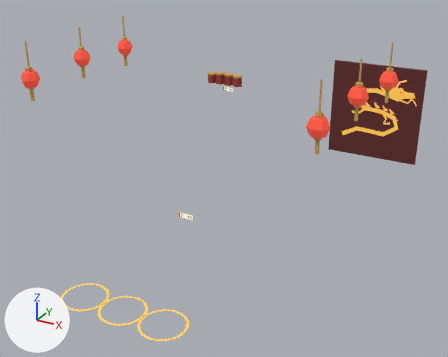
What one commit did to the glTF model demos/corporate/gjh/v11/assets/interiors/s07-dragon-details.glb.
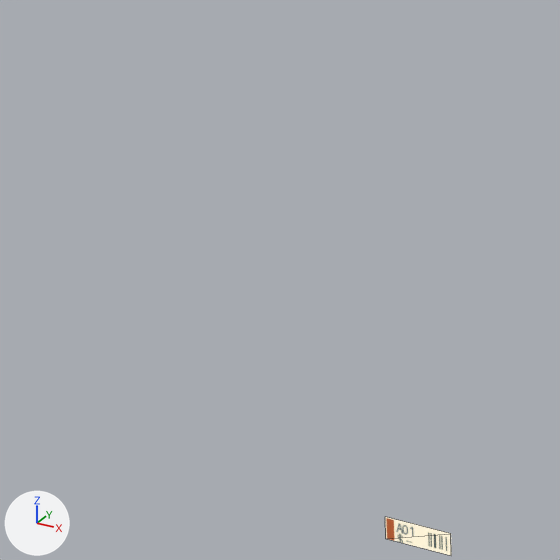
The first picture shows the older version from a 50 mm lens placed at (5.11, -8.74, 6.04), pointed at (0.02, 0.51, 1.41). The close-ups show the older and then the newer version on the part from 21% to 48% of the width and 27% to 62% of the height of that picture. Only the edits that show in the close-ups are written down. The lights are fixed; the arrows at lower left show +X, +Y and +Z. The close-ups show mesh edges as thin lines. Vertices at exactly the same position are counted once.

Objects in the first close-up: 'S07 Printed opal'.
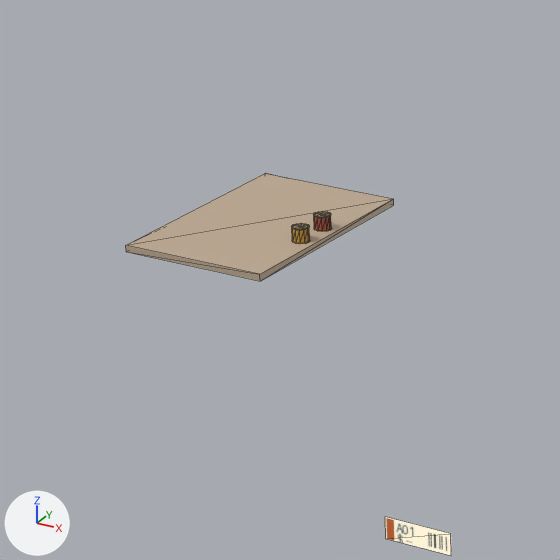
Boxes (x1, y1, x2, y2) around the edits, measured in the close-ups (560 x 560 px):
'S07 Enamel', reshaped (not visible before)
    after: (126, 173, 394, 281)
part 1 of me_s07_enamel, added (beige)
    after: (126, 173, 394, 281)
part 2 of me_s07_enamel, added
    after: (291, 223, 310, 244)
part 3 of me_s07_enamel, added
    after: (313, 211, 332, 232)

Diff of the bpy script that builds the scene:
```diff
--- a/demos/corporate/gjh/v11/assets/interiors/s07-dragon-details.glb.py
+++ b/demos/corporate/gjh/v11/assets/interiors/s07-dragon-details.glb.py
@@ me_s07_enamel @@
 # used by ob_s07_enamel; location = (0.0, 0.0, 0.0)
-me_s07_enamel.from_pydata(...)  # 296 vertices, 444 faces; spans x -2.73..2.79, y -1.56..3.82, z 1.06..4.05
+me_s07_enamel.from_pydata(...)  # 460 vertices, 716 faces; spans x -3.05..2.79, y -1.56..3.82, z 1.05..4.05
+# me_s07_enamel part 1: a new loose piece, a box spanning x -3.046..-2.254, y 1.36..2.54, z 1.047..1.083, in mat_enamel
+# me_s07_enamel part 2: a new loose piece of 60 vertices spanning x -2.38..-2.29, y 1.77..1.87, z 1.08..1.16, in mat_enamel
+# me_s07_enamel part 3: a new loose piece of 60 vertices spanning x -2.38..-2.29, y 1.97..2.06, z 1.08..1.16, in mat_enamel
+# other edits to the shape of me_s07_enamel do not show in these pictures
 me_s07_enamel.materials.append(mat_enamel)
```
